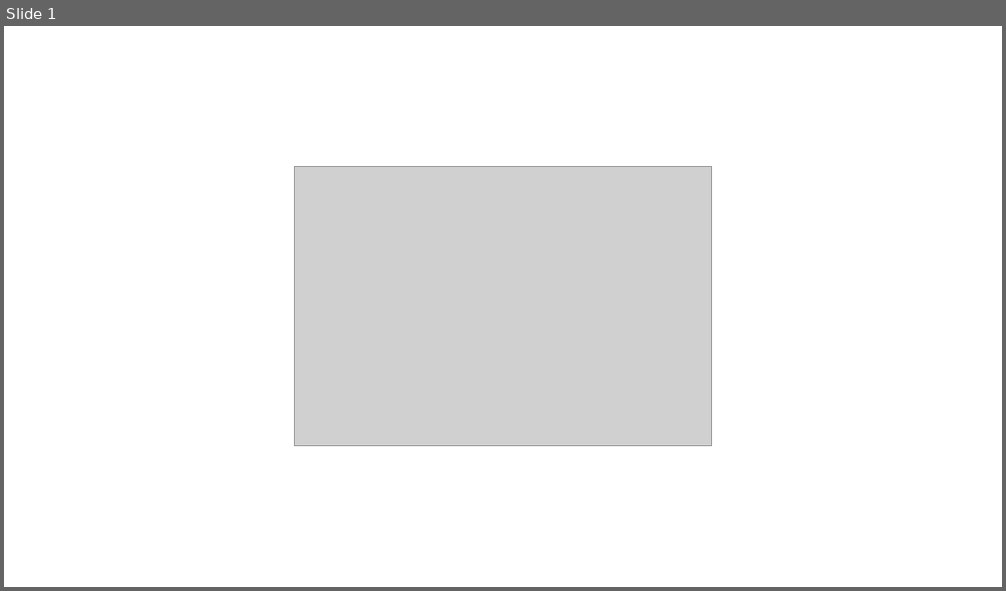
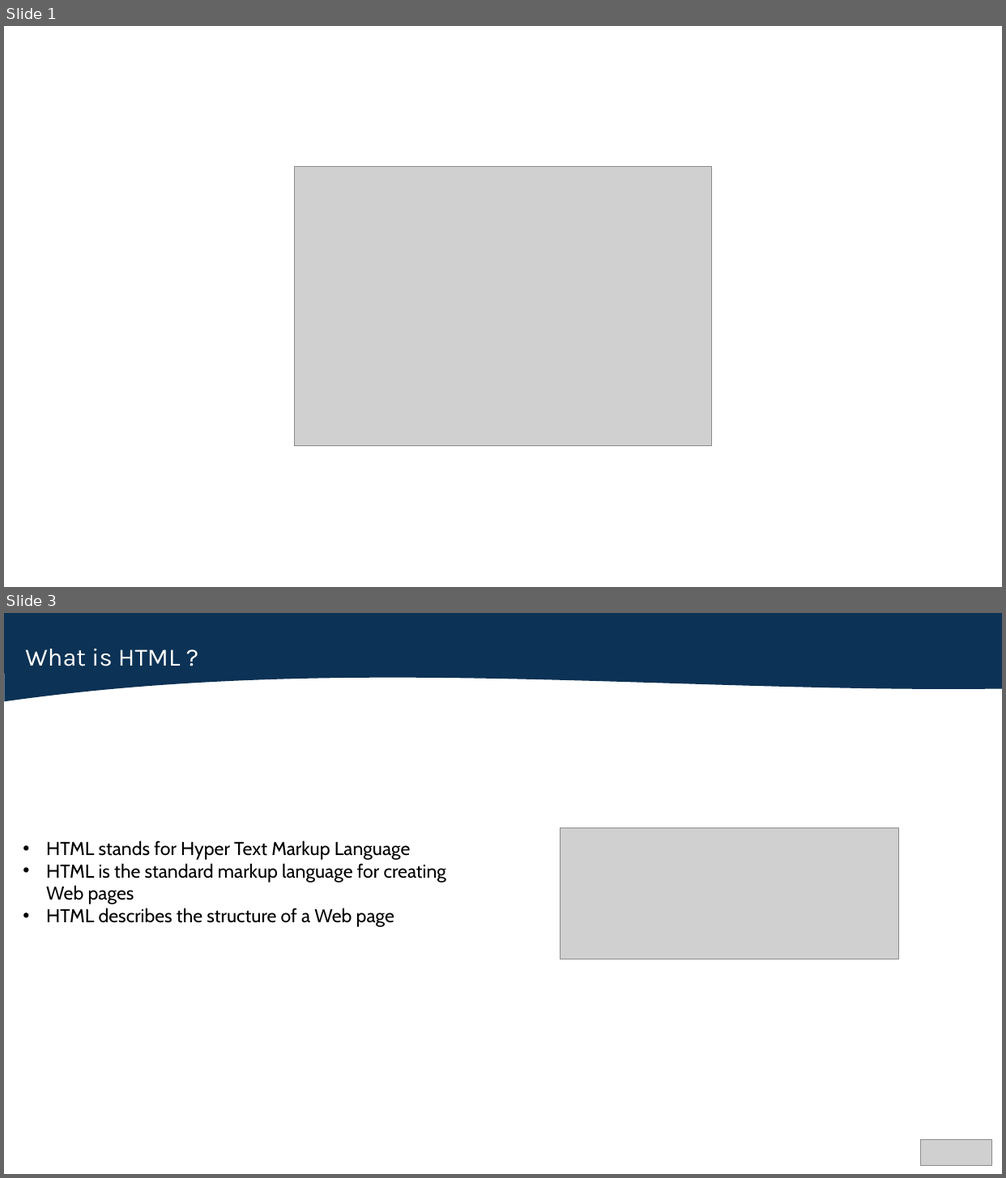
Before and after one commit to Luca-Linh/Odoo-Project, a slide deck: FE_Lesson/Lesson-1.pptx. Shown one above the other, each under a label of ours: slide 1 before the commit, slides 1 and 3 after it; the slides between them are not shown. The pictures are 1006x591 and 1006x1178 pixels, drawn with LibreOffice and Linux fonts; fonts in the diff are those of the drawing; grey boxes stand for pictures. Boxes give left, top, right and bottom in pixels: in the first picture for what was removed or moved away, otherwise in the second. Text is boxed around its words. In the diff, an @@ line names an element or a change of style, - is before the commit and + after.

```diff
--- a/FE_Lesson/Lesson-1.pptx
+++ b/FE_Lesson/Lesson-1.pptx
@@ slide 3 added at (x1=4, y1=613, x2=1002, y2=1174), background #FFFFFF @@
@@ freeform shape added at (x1=4, y1=613, x2=1002, y2=701), fill #0C3255 @@
@@ text added at (x1=25, y1=649, x2=180, y2=666), 24 pt, text #FFFFFF @@
+What is HTML ?
@@ picture added at (x1=560, y1=828, x2=898, y2=960) @@
@@ text added at (x1=46, y1=841, x2=446, y2=927), 18 pt, text #000000 @@
+• HTML stands for Hyper Text Markup Language
+• HTML is the standard markup language for creating Web pages
+• HTML describes the structure of a Web page
@@ picture added at (x1=921, y1=1140, x2=992, y2=1165) @@
```
Also in this commit, not shown: 2 slides changed, 11 other slides added.
